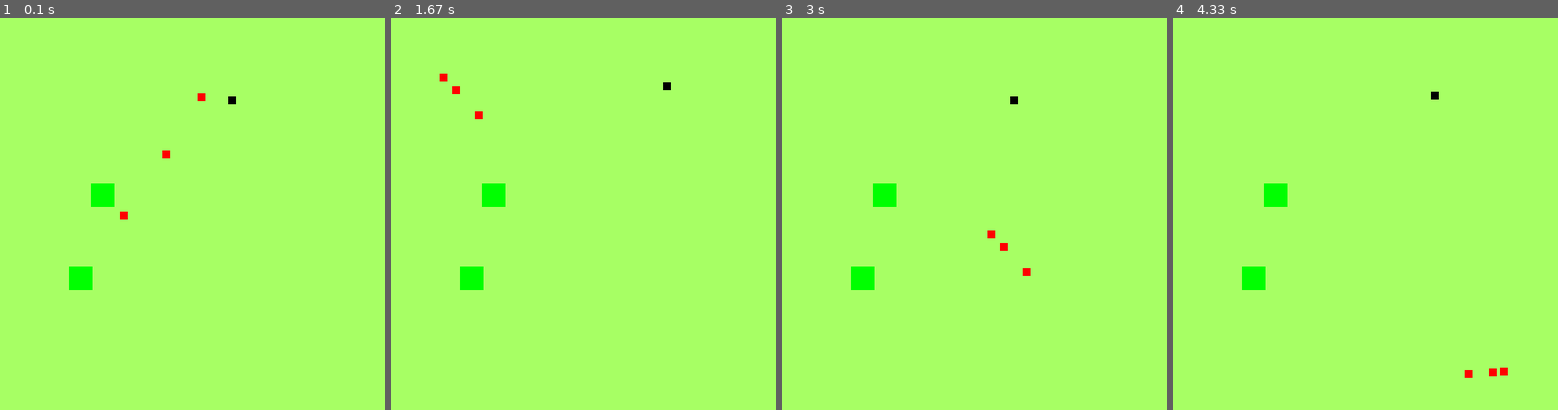
Above: before the commit, frames 1-4 (left to right).
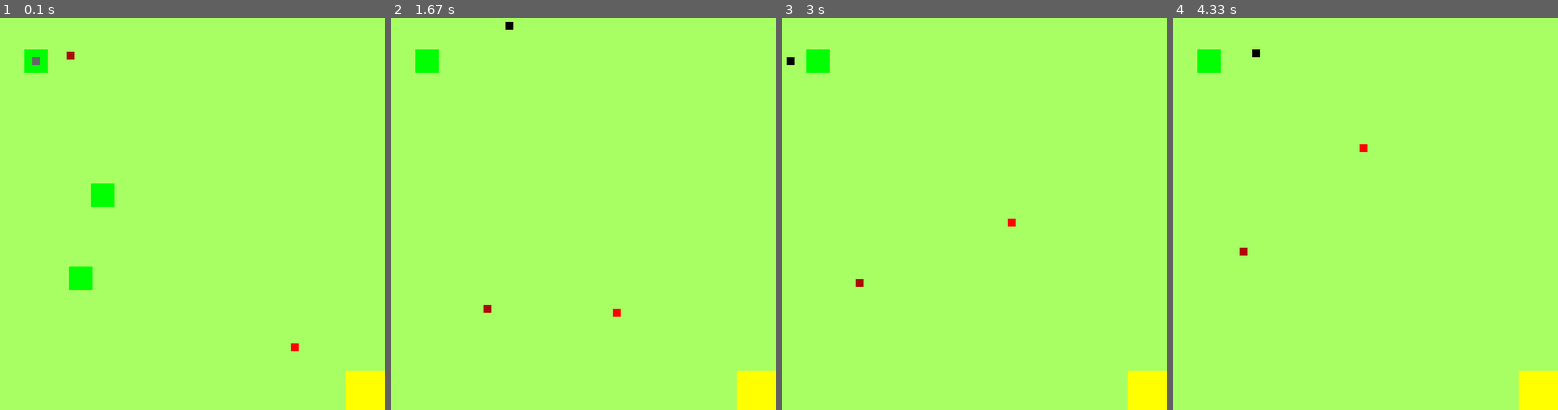
Above: after the commit, the same moments.

Repository: Eli6th/Pygame_Game
Game: pygame game, started from game.py
The game is run twice, just before and just after one commit, with the same random seed, the same clock (stepped at 60 frames per second) and the same inputs.
Inputs:
- Up to frame 1 (0.1 s): no input
- Up to frame 2 (1.67 s): hold D 0.33-0.8 s; hold W 0.83-1.13 s; hold D 1.17-1.63 s
- Up to frame 3 (3 s): hold A 1.67-2.2 s; hold S 2.23-2.53 s; hold A 2.57-2.97 s
- Up to frame 4 (4.33 s): hold W 3-3.37 s; hold D 3.4-4.03 s; hold S from 4.07 s (still down)

The runs differ from the first frame. In frame 1, 1.6% of the frame differs, in the area x 6-100%, y 8-100%; in frame 2, 2.4%, in the area x 6-100%, y 1-100%; in frame 3, 2.4%; in frame 4, 2.4%.

Commit message:
simple chase game

Diff:
--- a/game.py
+++ b/game.py
@@ -6,13 +6,18 @@
 
 pygame.init()
 
-PLAYER_SPEED = 2
+PLAYER_SPEED = 5
 
 PLAYER_COLOR = (0, 0, 0)
 PLAYER_HIDDEN_COLOR = (102, 102, 102)
 SURFACE_COLOR = (167, 255, 100)
-GUARD_COLOR = (255, 0, 0)
+
+GUARD_PATROL_COLOR = (255, 0, 0)
+GUARD_CHASING_COLOR = (171, 9, 0)
+GUARD_SHOOTER_COLOR = (255, 71, 61)
+
 BUSH_COLOR = (0, 255, 0)
+WIN_AREA_COLOR = (255, 255, 0)
 
 WIDTH = 500
 HEIGHT = 500
@@ -49,7 +54,7 @@
        self.positionCounter = 0
        self.currentPosition = self.patrolPositions[self.positionCounter]
 
-    def guard_movement(self):
+    def guard_movement(self, player_pos):
         if (
             (self.rect.x >= self.currentPosition[0] - 5 and self.rect.x <= self.currentPosition[0] + 5)
             and
@@ -72,20 +77,74 @@
                 self.rect.y += self.speed
 
 class ShootingGuard(pygame.sprite.Sprite):
-    def __init__(self, color, width, height):
-       pygame.sprite.Sprite.__init__(self)
-       self.image = pygame.Surface([width, height])
-       self.image.fill(color)
-
-       self.rect = self.image.get_rect()
+    def __init__(self, color, width, height, speed):
+       pygame.sprite.Sprite.__init__(self)
+       self.image = pygame.Surface([width, height])
+       self.image.fill(color)
+
+       self.speed = speed
+
+       self.rect = self.image.get_rect()
+
+    def guard_movement(self, player_pos):
+        if is_hidden:
+            return
+        elif (
+            (self.rect.x >= player_pos.x - 100 and self.rect.x <= player_pos.x + 100)
+            and
+            (self.rect.y >= player_pos.y - 100 and self.rect.y <= player_pos.y + 100)
+            ):
+            if (1225 > (player_pos.x - self.rect.x) * (player_pos.x - self.rect.x) + (player_pos.y - self.rect.y) * (player_pos.y - self.rect.y)):
+                if (self.rect.x < player_pos.x + 35):
+                    self.rect.x -= self.speed
+                elif (self.rect.x > player_pos.x - 35):
+                    self.rect.x += self.speed
+
+                if (self.rect.y < player_pos.y + 35):
+                    self.rect.y += self.speed
+                elif (self.rect.y > player_pos.y - 35):
+                    self.rect.y -= self.speed
+            return
+        else:
+            if (self.rect.x > player_pos.x + self.speed):
+                self.rect.x -= self.speed
+            elif (self.rect.x < player_pos.x - self.speed):
+                self.rect.x += self.speed
+
+            if (self.rect.y > player_pos.y + self.speed):
+                self.rect.y -= self.speed
+            elif (self.rect.y < player_pos.y - self.speed):
+                self.rect.y += self.speed
 
 class ChasingGuard(pygame.sprite.Sprite):
-    def __init__(self, color, width, height):
-       pygame.sprite.Sprite.__init__(self)
-       self.image = pygame.Surface([width, height])
-       self.image.fill(color)
-
-       self.rect = self.image.get_rect()
+    def __init__(self, color, width, height, speed):
+       pygame.sprite.Sprite.__init__(self)
+       self.image = pygame.Surface([width, height])
+       self.image.fill(color)
+
+       self.speed = speed
+
+       self.rect = self.image.get_rect()
+
+    def guard_movement(self, player_pos):
+        if (
+            (self.rect.x >= player_pos.x - 5 and self.rect.x <= player_pos.x + 5)
+            and
+            (self.rect.y >= player_pos.y - 5 and self.rect.y <= player_pos.y + 5)
+            or
+            is_hidden
+            ):
+            return
+        else:
+            if (self.rect.x > player_pos.x + self.speed):
+                self.rect.x -= self.speed
+            elif (self.rect.x < player_pos.x - self.speed):
+                self.rect.x += self.speed
+
+            if (self.rect.y > player_pos.y + self.speed):
+                self.rect.y -= self.speed
+            elif (self.rect.y < player_pos.y - self.speed):
+                self.rect.y += self.speed
 
 class Bush(pygame.sprite.Sprite):
     # Constructor. Pass in the color of the block,
@@ -102,7 +161,7 @@
        # Update the position of this object by setting the values of rect.x and rect.y
        self.rect = self.image.get_rect()
 
-class Popwerup(pygame.sprite.Sprite):
+class Powerup(pygame.sprite.Sprite):
     # Constructor. Pass in the color of the block,
     # and its x and y position
     def __init__(self, color, width, height):
@@ -117,47 +176,78 @@
        # Update the position of this object by setting the values of rect.x and rect.y
        self.rect = self.image.get_rect()
 
+class WinArea(pygame.sprite.Sprite):
+    # Constructor. Pass in the color of the block,
+    # and its x and y position
+    def __init__(self, color, width, height):
+       # Call the parent class (Sprite) constructor
+       pygame.sprite.Sprite.__init__(self)
+       # Create an image of the block, and fill it with a color.
+       # This could also be an image loaded from the disk.
+       self.image = pygame.Surface([width, height])
+       self.image.fill(color)
+
+       # Fetch the rectangle object that has the dimensions of the image
+       # Update the position of this object by setting the values of rect.x and rect.y
+       self.rect = self.image.get_rect()
+
+
+def random_positions():
+    positions = []
+    for i in range(random.randint(3, 6)):
+        positions.append([random.randint(50, 450),random.randint(50, 450)])
+
+    return positions
+
+
+all_sprites_list = pygame.sprite.Group()
+guards_list = pygame.sprite.Group()
+bushes_list = pygame.sprite.Group()
+
+# Level variables
+level = 1
+size = (WIDTH, HEIGHT)
+
+# Player variables
 jumps = 1
 is_hidden = False
-level = 1
-size = (WIDTH, HEIGHT)
 
 screen = pygame.display.set_mode(size)
-pygame.display.set_caption(f'Level: {level}')
-
-# Sprite groups
-all_sprites_list = pygame.sprite.Group()
-
-guards_list = pygame.sprite.Group()
-
-bushes_list = pygame.sprite.Group()
+
+# Functions to create enemies
+def create_patrol_guard():
+    guard = PatrolGuard(GUARD_PATROL_COLOR, 10, 10, 5, random_positions())
+    guard.rect.x = random.randint(0, 500)
+    guard.rect.y = random.randint(0, 500)
+    all_sprites_list.add(guard)
+    guards_list.add(guard)
+
+def create_chasing_guard():
+    guard = ChasingGuard(GUARD_CHASING_COLOR, 10, 10, 1)
+    guard.rect.x = random.randint(0, 500)
+    guard.rect.y = random.randint(0, 500)
+    all_sprites_list.add(guard)
+    guards_list.add(guard)
+
+def create_shooting_guard():
+    guard = ShootingGuard(GUARD_SHOOTER_COLOR, 10, 10, 6)
+    guard.rect.x = random.randint(0, 500)
+    guard.rect.y = random.randint(0, 500)
+    all_sprites_list.add(guard)
+    guards_list.add(guard)
 
 # Player
 player = Player(PLAYER_COLOR, 10, 10)
 
-player.rect.x = 300
-player.rect.y = 100
+player.rect.x = 50
+player.rect.y = 50
 
 all_sprites_list.add(player)
 
 # Guards
-guard1 = PatrolGuard(GUARD_COLOR, 10, 10, 5, [[50, 50], [450, 450], [50, 450], [50, 50], [450, 50], [450, 450]])
-guard1.rect.x = random.randint(50, 350)
-guard1.rect.y = random.randint(50, 350)
-all_sprites_list.add(guard1)
-guards_list.add(guard1)
-
-guard2 = PatrolGuard(GUARD_COLOR, 10, 10, 5, [[50, 50], [450, 450], [50, 450], [50, 50], [450, 50], [450, 450]])
-guard2.rect.x = random.randint(50, 350)
-guard2.rect.y = random.randint(50, 350)
-all_sprites_list.add(guard2)
-guards_list.add(guard2)
-
-guard3 = PatrolGuard(GUARD_COLOR, 10, 10, 5, [[50, 50], [450, 450], [50, 450], [50, 50], [450, 50], [450, 450]])
-guard3.rect.x = random.randint(50, 350)
-guard3.rect.y = random.randint(50, 350)
-all_sprites_list.add(guard3)
-guards_list.add(guard3)
+for i in range(1):
+    create_patrol_guard()
+    create_chasing_guard()
 
 # Bushes
 bush1 = Bush(BUSH_COLOR, 30, 30)
@@ -172,6 +262,17 @@
 all_sprites_list.add(bush2)
 bushes_list.add(bush2)
 
+bush3 = Bush(BUSH_COLOR, 30, 30)
+bush3.rect.x = player.rect.x - player.width
+bush3.rect.y = player.rect.y - player.height
+all_sprites_list.add(bush3)
+bushes_list.add(bush3)
+
+winArea = WinArea(WIN_AREA_COLOR, 70, 70)
+winArea.rect.x = 450
+winArea.rect.y = 450
+all_sprites_list.add(winArea)
+
 running = True
 clock = pygame.time.Clock()
 
@@ -181,6 +282,33 @@
 move["down"] = False
 move["left"] = False
 move["right"] = False
+
+def reset_game():
+    global level
+    pygame.display.set_caption(f'Level: {level}')
+
+    # Sprite groups
+    global all_sprites_list, guards_list, bushes_list
+    all_sprites_list = pygame.sprite.Group()
+    guards_list = pygame.sprite.Group()
+    bushes_list = pygame.sprite.Group()
+
+    player.rect.x = 50
+    player.rect.y = 50
+
+    all_sprites_list.add(player)
+
+    global bush3
+    bush3 = Bush(BUSH_COLOR, 30, 30)
+    bush3.rect.x = player.rect.x - player.width
+    bush3.rect.y = player.rect.y - player.height
+    all_sprites_list.add(bush3)
+    bushes_list.add(bush3)
+
+    for i in range(level):
+        create_patrol_guard()
+        create_chasing_guard()
+    return
 
 while running:
     # Setting the framerate to 30fps just
@@ -237,24 +365,47 @@
         player.rect.y = 0
 
     # Allowing player to be hidden if behind guard
+    is_hidden = False
+    player.image.fill(PLAYER_COLOR)
     for bush in bushes_list:
         if pygame.sprite.collide_rect(player, bush):
             is_hidden = True
             player.image.fill(PLAYER_HIDDEN_COLOR)
-        else:
-            is_hidden = False
-            player.image.fill(PLAYER_COLOR)
 
     # Testing if player collides with guard
     for guard in guards_list:
-        guard.guard_movement()
+        guard.guard_movement(player.rect)
         if pygame.sprite.collide_rect(player, guard) and not is_hidden:
-            running = False
-
-    for object in all_sprites_list:
+            level = 1
+
+            bush1 = Bush(BUSH_COLOR, 30, 30)
+            bush1.rect.x = random.randint(50, 350)
+            bush1.rect.y = random.randint(50, 350)
+            all_sprites_list.add(bush1)
+            bushes_list.add(bush1)
+
+            bush2 = Bush(BUSH_COLOR, 30, 30)
+            bush2.rect.x = random.randint(50, 350)
+            bush2.rect.y = random.randint(50, 350)
+            all_sprites_list.add(bush2)
+            bushes_list.add(bush2)
+
+            reset_game()
+
+    if pygame.sprite.collide_rect(player, winArea) and not is_hidden:
+        level += 1
+        pygame.display.set_caption(f'Level: {level}')
+        reset_game()
+
+    # Displaying the objects in our scene
+    for object in bushes_list:
         screen.blit(object.image, object.rect)
 
+    screen.blit(winArea.image, winArea.rect)
+
+    for object in guards_list:
+        screen.blit(object.image, object.rect)
+
     screen.blit(player.image, player.rect)
-    screen.blit(guard1.image, guard1.rect)
 
     pygame.display.update()
